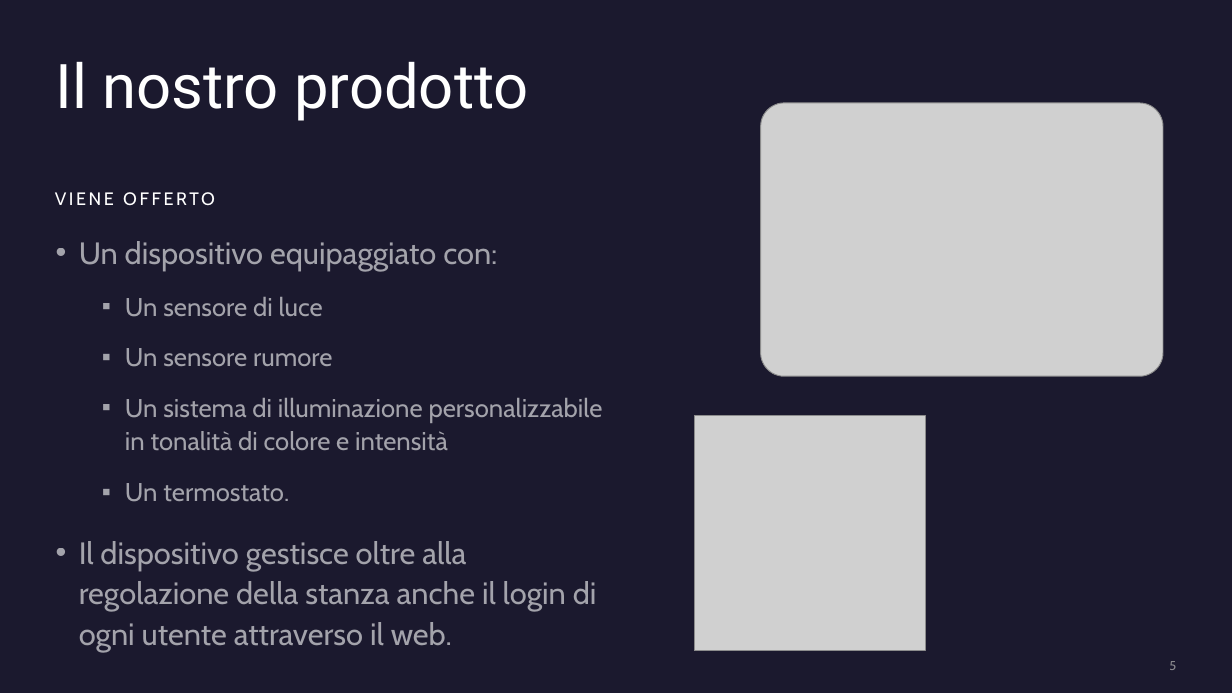
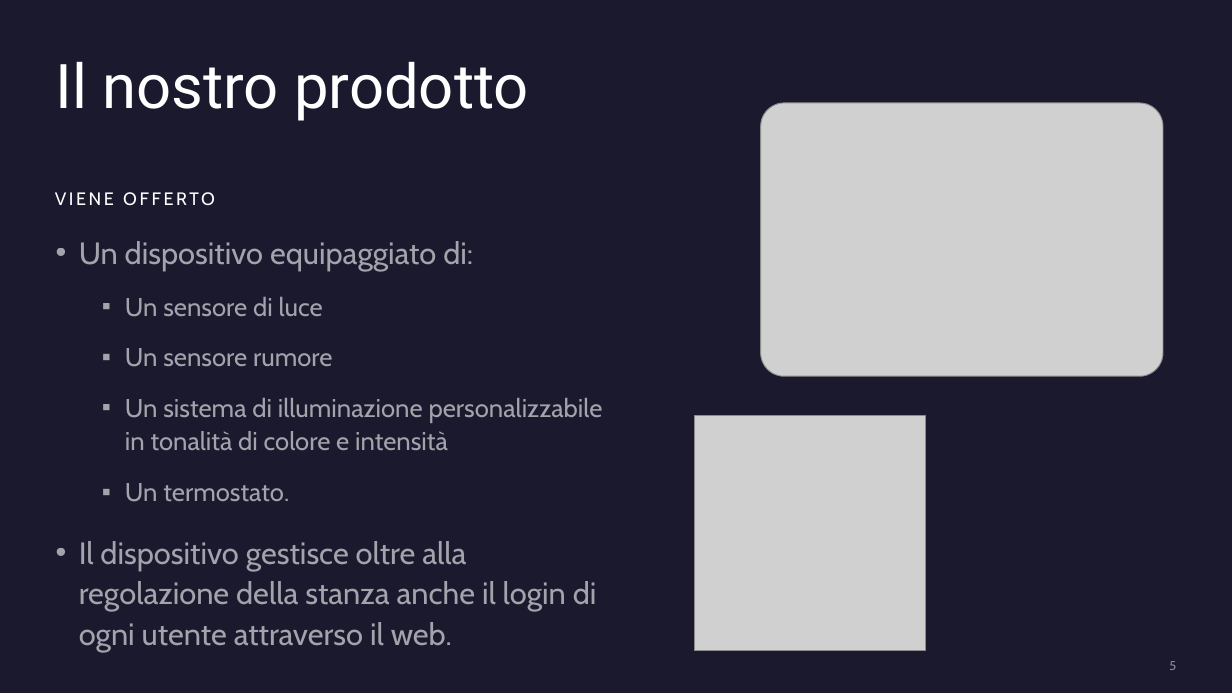
Before and after one commit to felicia-puzone/smart-office-project, a slide deck: slide 5 of Smart Office Doc/Smart Office.pptx. Drawn at 1232x693 pixels with LibreOffice and Linux fonts; fonts in the diff are those of the drawing; grey boxes stand for pictures. Boxes give left, top, right and bottom in pixels: in the first picture for what was removed or moved away, otherwise in the second. Text is boxed around its words. In the diff, an @@ line names an element or a change of style, - is before the commit and + after.

```diff
--- a/Smart Office Doc/Smart Office.pptx
+++ b/Smart Office Doc/Smart Office.pptx
@@ text at (79, 241, 473, 271): text changed @@
-• Un dispositivo equipaggiato con:
+• Un dispositivo equipaggiato di:
```
Also in this commit, not shown: 2 other slides changed, 2 slides added, 9 slides removed, 4 other files.
